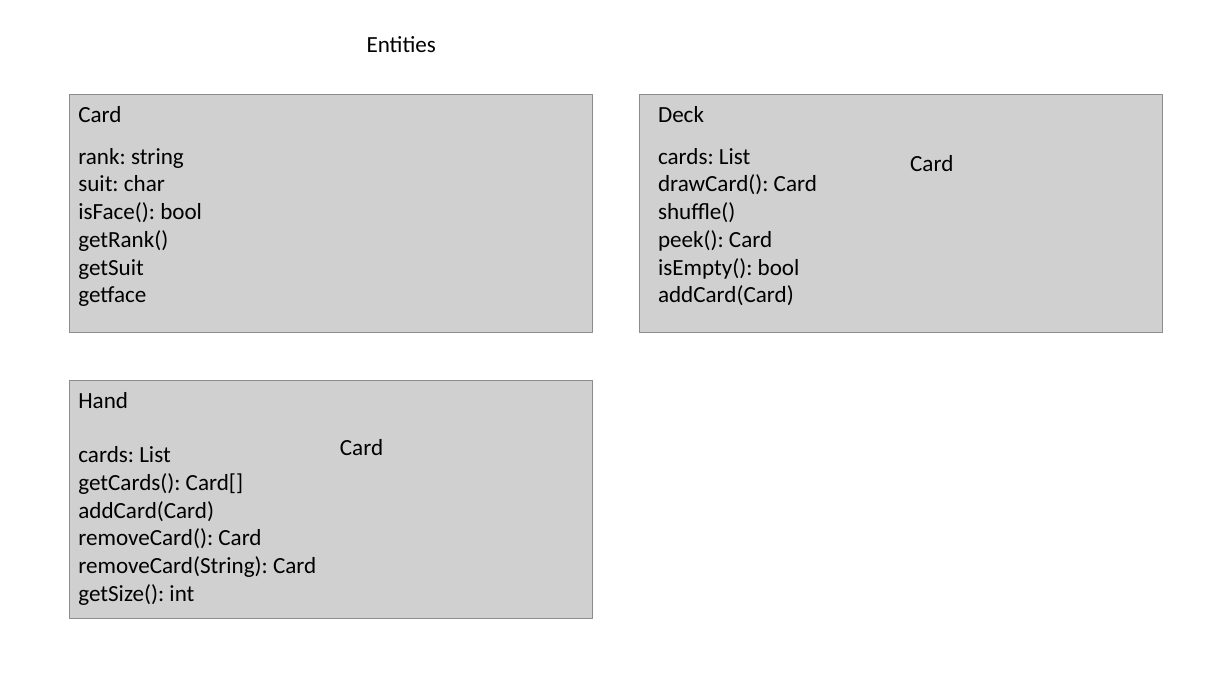
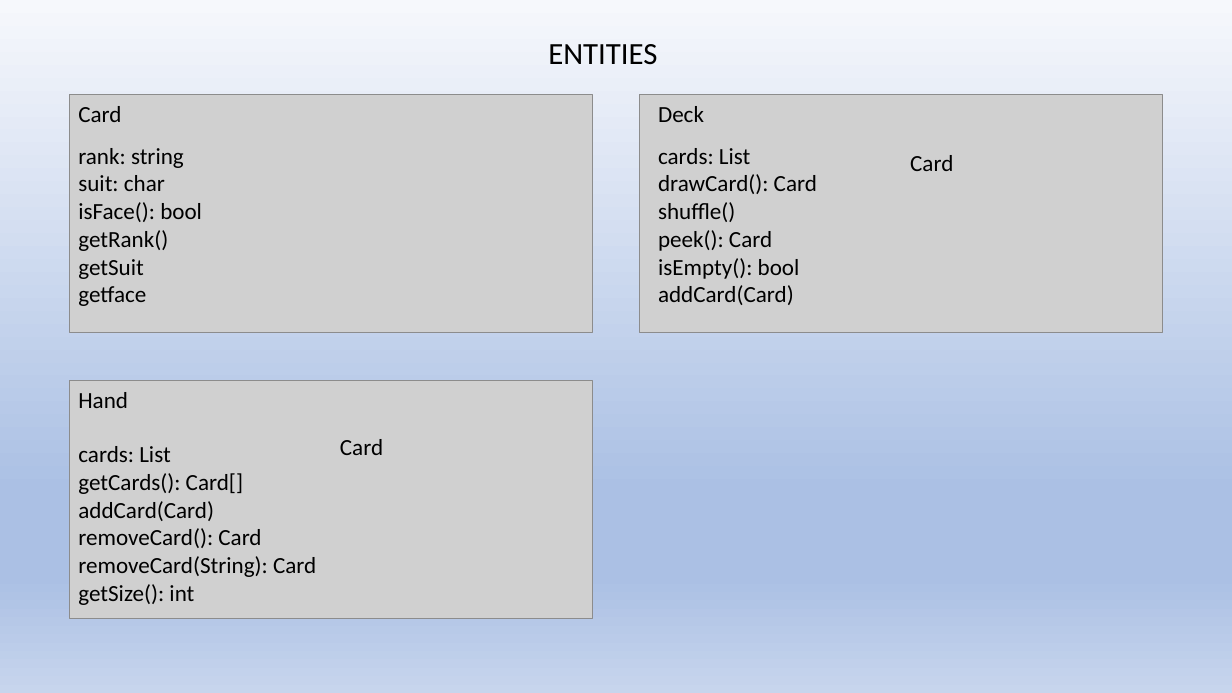
Before and after one commit to CSC207-UofT/course-project-the-losers-club, a slide deck: slide 1 of phase0/crccards.pptx. Drawn at 1232x693 pixels with LibreOffice and Linux fonts; fonts in the diff are those of the drawing; grey boxes stand for pictures. Boxes give left, top, right and bottom in pixels: in the first picture for what was removed or moved away, otherwise in the second. Text is boxed around its words. In the diff, an @@ line names an element or a change of style, - is before the commit and + after.

```diff
--- a/phase0/crccards.pptx
+++ b/phase0/crccards.pptx
@@ background #FFFFFF to gradient #F6F8FC to #ABC0E4 to #C7D5ED @@
@@ text at box(548, 44, 657, 65): text changed; size 18 to 24 pt @@
-Entities
+ENTITIES
```
Also in this commit, not shown: 2 other slides changed.
